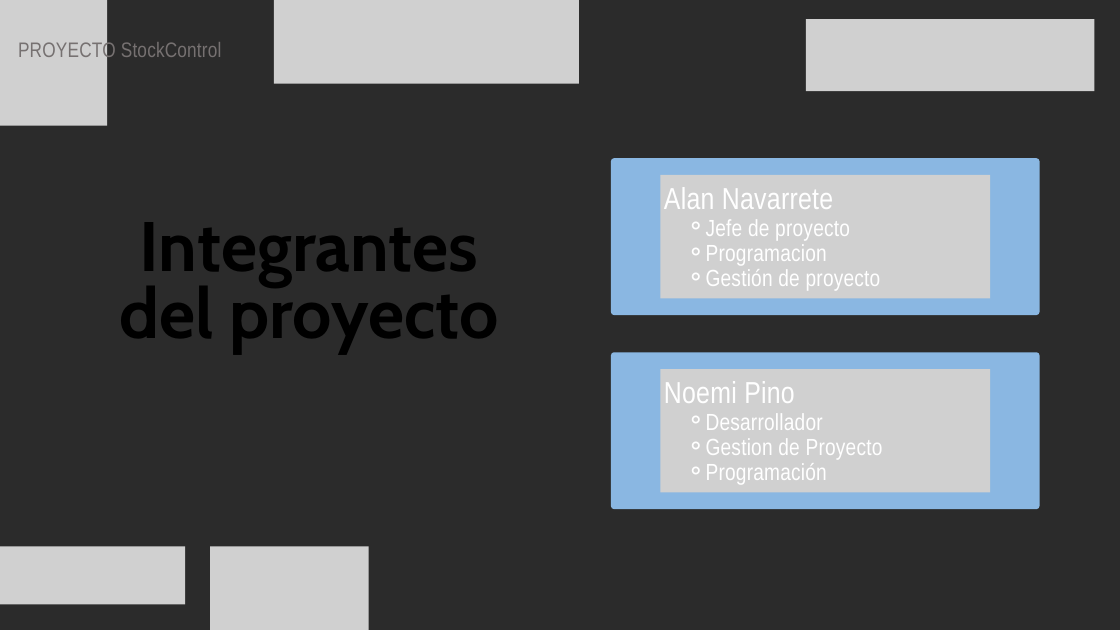
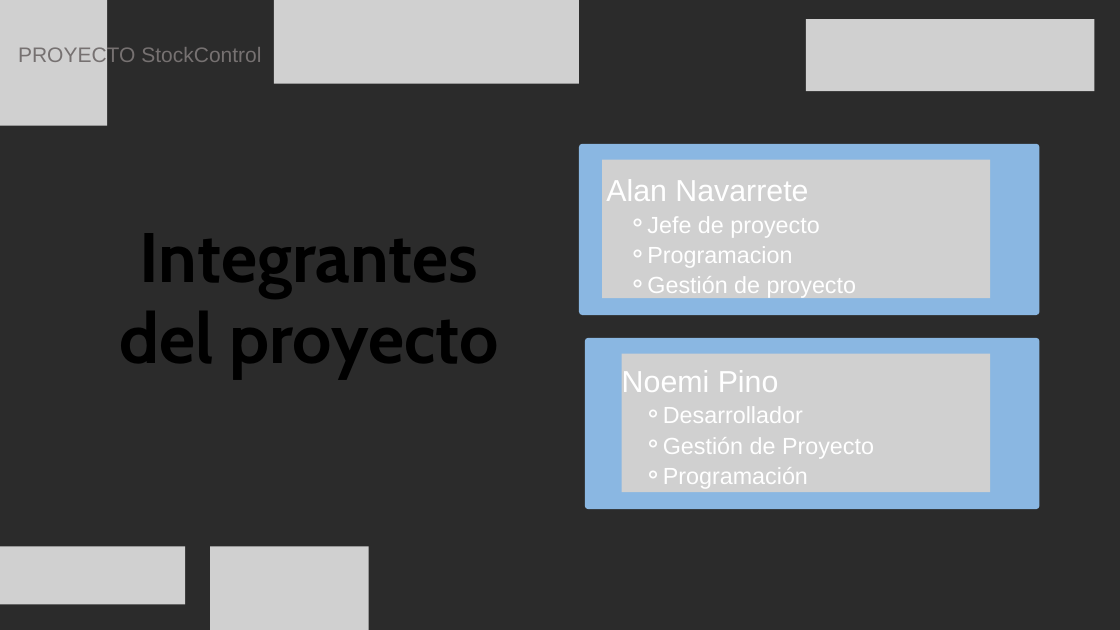
Before and after one commit to NovemiP/CP_PTY4614_4_EQP_4, a slide deck: slide 2 of Fase 2/Evidencias Proyecto/Presentacion Proyecto.pptx. Drawn at 1120x630 pixels with LibreOffice and Linux fonts; fonts in the diff are those of the drawing; grey boxes stand for pictures; background and template pictures are left out; a plain dark background stands for a picture behind light text. Boxes give left, top, right and bottom in pixels: in the first picture for what was removed or moved away, otherwise in the second. Text is boxed around its words. In the diff, an @@ line names an element or a change of style, - is before the commit and + after.

```diff
--- a/Fase 2/Evidencias Proyecto/Presentacion Proyecto.pptx
+++ b/Fase 2/Evidencias Proyecto/Presentacion Proyecto.pptx
@@ text "PROYECTO StockControl" at (x1=18, y1=45, x2=261, y2=66): font Arial Narrow to Arial, letter spacing 0.2 to 0 pt; line spacing 32.4pt to 1.2 @@
@@ freeform shape resized from (x1=611, y1=158, x2=1039, y2=315) to (x1=579, y1=144, x2=1039, y2=315) @@
@@ picture resized from (x1=660, y1=175, x2=990, y2=298) to (x1=602, y1=160, x2=990, y2=298) @@
@@ text "Alan Navarrete" moved from (x1=664, y1=187, x2=881, y2=290) to (x1=606, y1=179, x2=856, y2=299) @@
@@ text "Alan Navarrete" at (x1=606, y1=179, x2=856, y2=299): font Arial Narrow to Arial; letter spacing 0.4 to 0 pt in "Alan Navarrete"; letter spacing 0.3 to 0 pt in "Jefe de proyecto", "Programacion", "Gestión de proyecto"; line spacing 42.1pt to 1.08; indent changed; line spacing 32.4pt to 1.08 @@
@@ text "Integrantes del proyecto" at (x1=119, y1=233, x2=499, y2=379): line spacing 87.3pt to 0.97 @@
@@ freeform shape resized from (x1=611, y1=352, x2=1039, y2=509) to (x1=585, y1=338, x2=1039, y2=509) @@
@@ picture resized from (x1=660, y1=369, x2=990, y2=492) to (x1=622, y1=353, x2=990, y2=492) @@
@@ text "Noemi Pino" moved from (x1=664, y1=381, x2=883, y2=484) to (x1=622, y1=370, x2=874, y2=488) @@
@@ text at (x1=622, y1=370, x2=808, y2=488): font Arial Narrow to Arial in "Noemi Pino", "Desarrollador", "Programación"; letter spacing 0.4 to 0 pt in "Noemi Pino"; letter spacing 0.3 to 0 pt in "Desarrollador", "Programación"; line spacing 42.1pt to 1.08; indent changed; line spacing 32.4pt to 1.08 @@
@@ text at (x1=663, y1=437, x2=874, y2=458): text changed; font Arial Narrow to Arial @@
-    ⚬ Gestion de Proyecto
+    ⚬ Gestión de Proyecto
```
Also in this commit, not shown: 12 other slides changed, 1 slide added, 1 slide removed.
